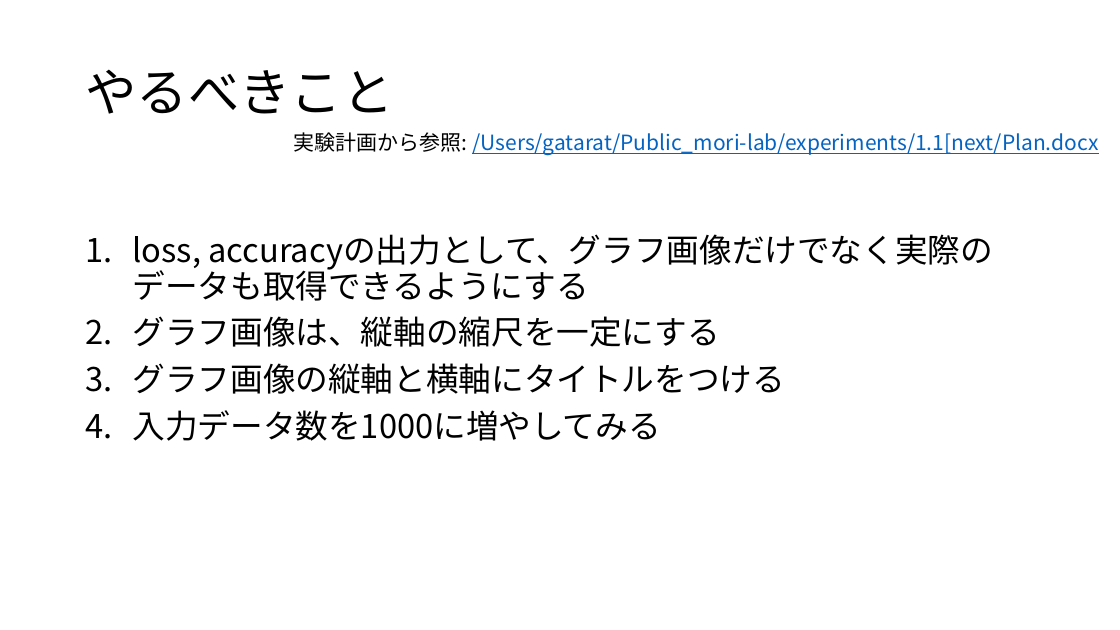
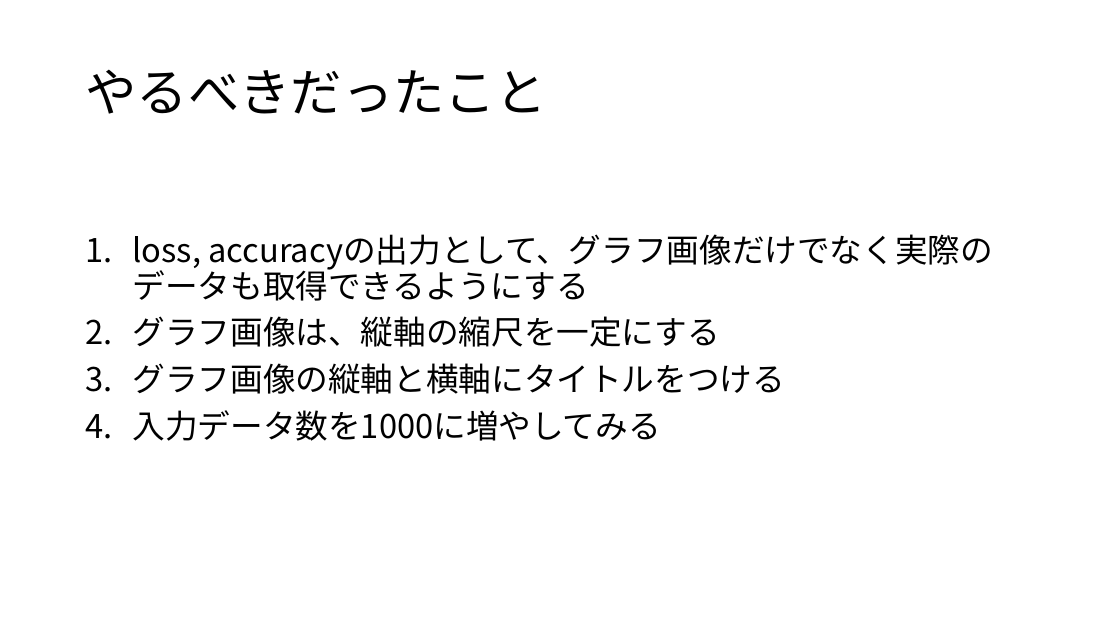
Before and after one commit to s1250103/Public_mori-lab, a slide deck: slide 2 of experiments/1.1[next/Check.pptx. Drawn at 1120x630 pixels with LibreOffice and Linux fonts; fonts in the diff are those of the drawing. Boxes give left, top, right and bottom in pixels: in the first picture for what was removed or moved away, otherwise in the second. Text is boxed around its words. In the diff, an @@ line names an element or a change of style, - is before the commit and + after.

```diff
--- a/experiments/1.1[next/Check.pptx
+++ b/experiments/1.1[next/Check.pptx
@@ title at (85, 69, 547, 114): text changed @@
-やるべきこと
+やるべきだったこと
@@ text removed at (294, 132, 1098, 155) @@
-実験計画から参照: /Users/gatarat/Public_mori-lab/experiments/1.1[next/Plan.docx
```
Also in this commit, not shown: 1 other slide changed.
